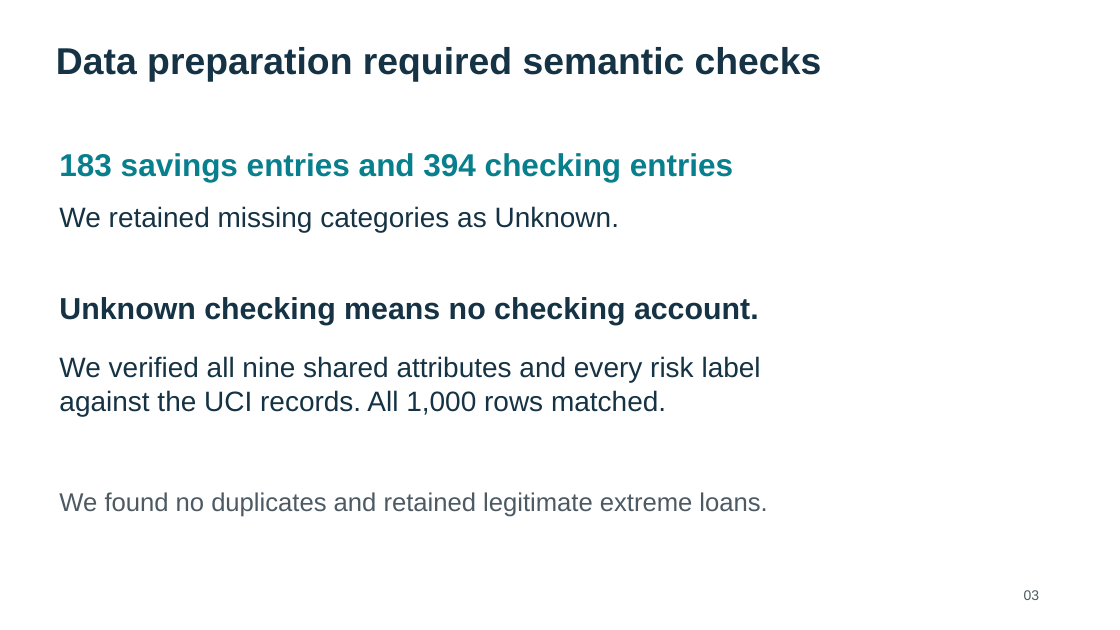
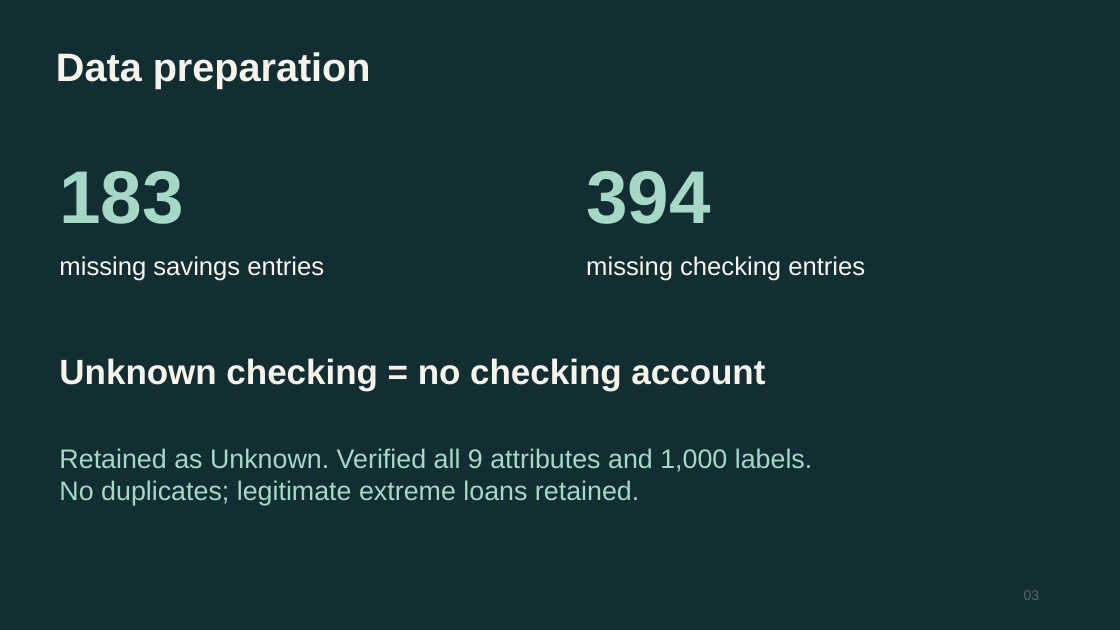
Before and after one commit to lebm646/MSCS_634_Deliverable_4, a slide deck: slide 3 of MSCS_634_Presentation.pptx. Drawn at 1120x630 pixels with LibreOffice and Linux fonts; fonts in the diff are those of the drawing. Boxes give left, top, right and bottom in pixels: in the first picture for what was removed or moved away, otherwise in the second. Text is boxed around its words. In the diff, an @@ line names an element or a change of style, - is before the commit and + after.

```diff
--- a/MSCS_634_Presentation.pptx
+++ b/MSCS_634_Presentation.pptx
@@ background #FFFFFF to #132E32 @@
@@ text at (56, 52, 371, 89): text changed; size 32 to 34 pt; text colour #153344 to #F6F3EB @@
-Data preparation required semantic checks
+Data preparation
@@ text at (59, 171, 183, 224): text changed; size 27 to 64 pt; text colour #087F8C to #A6D8C7 @@
-183 savings entries and 394 checking entries
+183
@@ text added at (586, 171, 710, 224), 64 pt, text #A6D8C7, bold @@
+394
@@ text at (59, 256, 324, 281): text changed; size 24 to 22 pt; text colour #153344 to #F6F3EB @@
-We retained missing categories as Unknown.
+missing savings entries
@@ text added at (586, 256, 865, 281), 22 pt, text #F6F3EB @@
+missing checking entries
@@ text at (59, 358, 765, 391): text changed; size 26 to 30 pt; text colour #153344 to #F6F3EB @@
-Unknown checking means no checking account.
+Unknown checking = no checking account
@@ text removed at (59, 356, 761, 416) @@
-We verified all nine shared attributes and every risk label
-against the UCI records. All 1,000 rows matched.
@@ text at (59, 448, 813, 506): text changed; size 22 to 23 pt; text colour #4D5A63 to #A6D8C7 @@
-We found no duplicates and retained legitimate extreme loans.
+Retained as Unknown. Verified all 9 attributes and 1,000 labels.
+No duplicates; legitimate extreme loans retained.
@@ text "03" at (1024, 590, 1040, 600): text colour #4D5A63 to #586763 @@
```
Also in this commit, not shown: 10 other slides changed.
